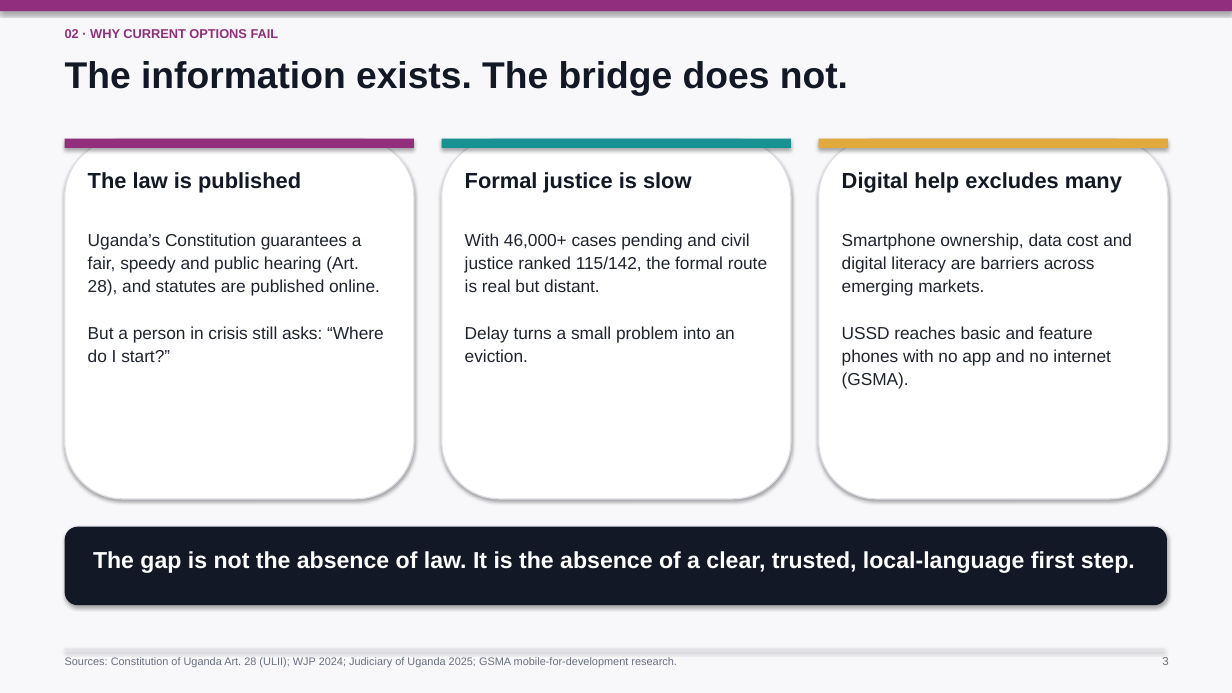
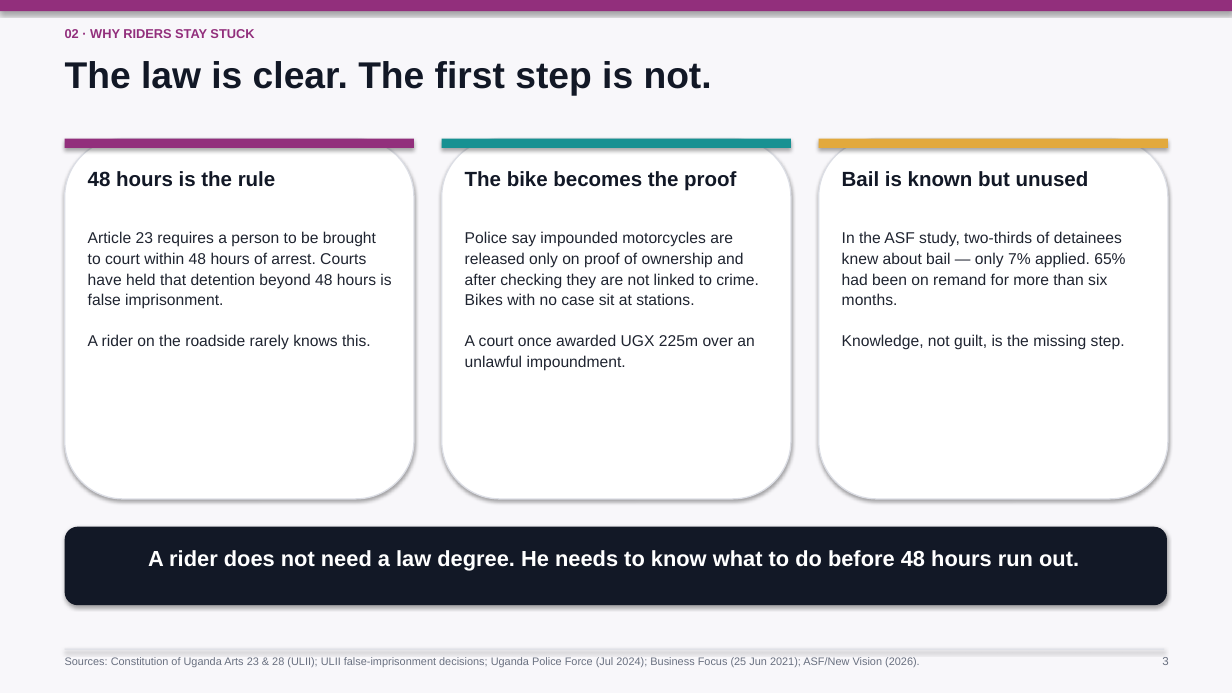
Before and after one commit to kamushabeampulira-afk/legalbridge-uganda, a slide deck: slide 3 of presentation/LegalBridge_Judge_Deck.pptx. Drawn at 1232x693 pixels with LibreOffice and Linux fonts; fonts in the diff are those of the drawing. Boxes give left, top, right and bottom in pixels: in the first picture for what was removed or moved away, otherwise in the second. Text is boxed around its words. In the diff, an @@ line names an element or a change of style, - is before the commit and + after.

Commit message:
Reframe judge deck around boda rider detention evidence

```diff
--- a/presentation/LegalBridge_Judge_Deck.pptx
+++ b/presentation/LegalBridge_Judge_Deck.pptx
@@ text at (x1=65, y1=29, x2=254, y2=38): text changed @@
-02 · WHY CURRENT OPTIONS FAIL
+02 · WHY RIDERS STAY STUCK
@@ text at (x1=65, y1=61, x2=712, y2=95): text changed @@
-The information exists. The bridge does not.
+The law is clear. The first step is not.
@@ text at (x1=88, y1=171, x2=276, y2=187): text changed; size 17 to 16 pt @@
-The law is published
+48 hours is the rule
@@ text at (x1=465, y1=171, x2=736, y2=191): text changed; size 17 to 16 pt @@
-Formal justice is slow
+The bike becomes the proof
@@ text at (x1=842, y1=171, x2=1089, y2=187): text changed; size 17 to 16 pt @@
-Digital help excludes many
+Bail is known but unused
@@ text at (x1=88, y1=231, x2=391, y2=350): text changed; size 13.5 to 12.2 pt @@
-Uganda’s Constitution guarantees a fair, speedy and public hearing (Art. 28), and statutes are published online.
-But a person in crisis still asks: “Where do I start?”
+Article 23 requires a person to be brought to court within 48 hours of arrest. Courts have held that detention beyond 48 hours is false imprisonment.
+A rider on the roadside rarely knows this.
@@ text at (x1=465, y1=231, x2=759, y2=370): text changed; size 13.5 to 12.2 pt @@
-With 46,000+ cases pending and civil justice ranked 115/142, the formal route is real but distant.
-Delay turns a small problem into an eviction.
+Police say impounded motorcycles are released only on proof of ownership and after checking they are not linked to crime. Bikes with no case sit at stations.
+A court once awarded UGX 225m over an unlawful impoundment.
@@ text at (x1=842, y1=231, x2=1125, y2=350): text changed; size 13.5 to 12.2 pt @@
-Smartphone ownership, data cost and digital literacy are barriers across emerging markets.
-USSD reaches basic and feature phones with no app and no internet (GSMA).
+In the ASF study, two-thirds of detainees knew about bail — only 7% applied. 65% had been on remand for more than six months.
+Knowledge, not guilt, is the missing step.
@@ text at (x1=148, y1=550, x2=1079, y2=571): text changed; size 18 to 17 pt @@
-The gap is not the absence of law. It is the absence of a clear, trusted, local-language first step.
+A rider does not need a law degree. He needs to know what to do before 48 hours run out.
@@ text at (x1=65, y1=657, x2=920, y2=667): text changed @@
-Sources: Constitution of Uganda Art. 28 (ULII); WJP 2024; Judiciary of Uganda 2025; GSMA mobile-for-development research.
+Sources: Constitution of Uganda Arts 23 & 28 (ULII); ULII false-imprisonment decisions; Uganda Police Force (Jul 2024); Business Focus (25 Jun 2021); ASF/New Vision (2026).
```
Also in this commit, not shown: 5 other slides changed, 1 slide added, 1 slide removed, 2 other files.
